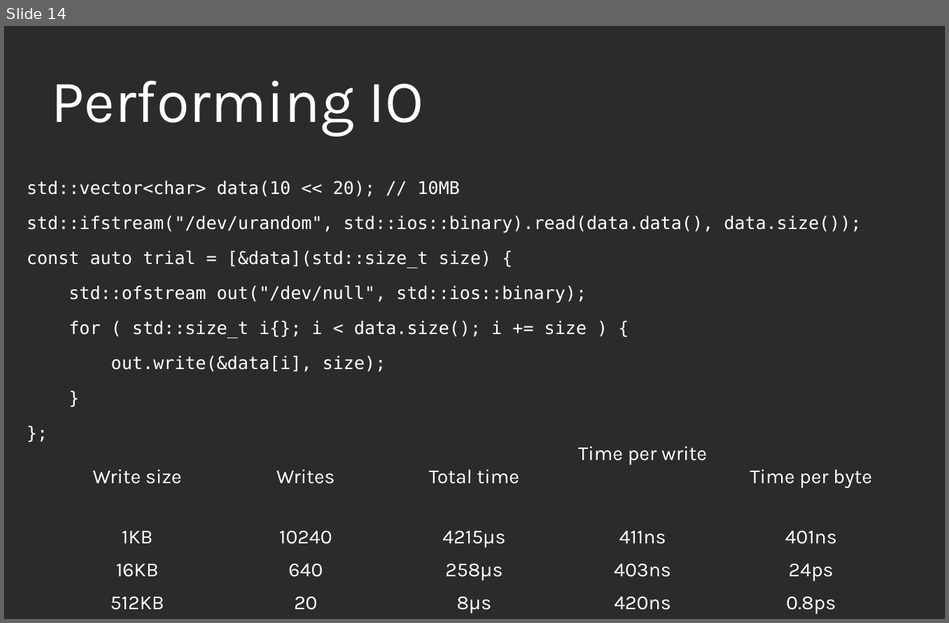
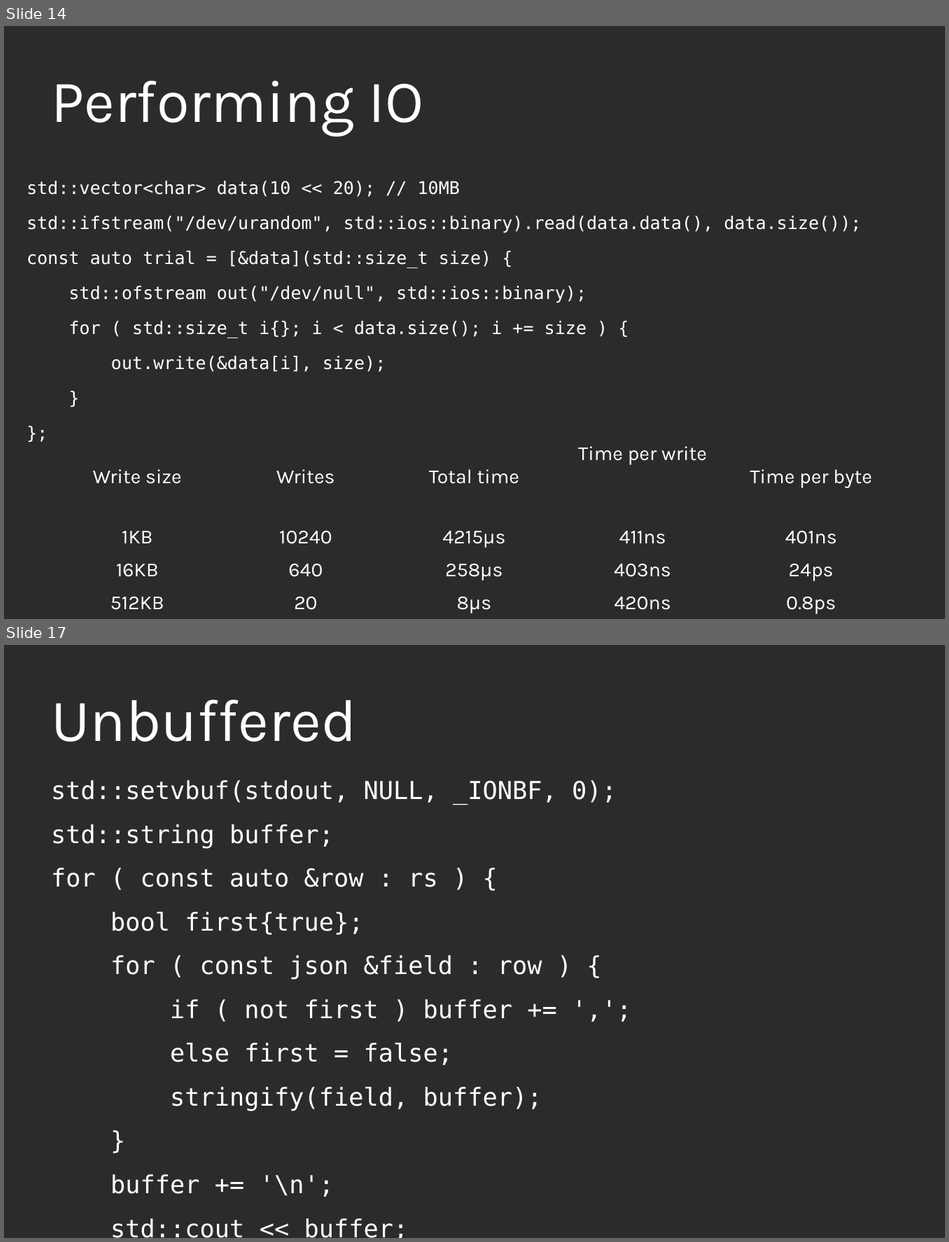
Before and after one commit to KayEss/cpp-designing4performance, a slide deck: slides/Designing APIs For Performance.odp. Shown one above the other, each under a label of ours: slide 14 before the commit, slides 14 and 17 after it; the slides between them are not shown. The pictures are 949x623 and 949x1242 pixels, drawn with LibreOffice and Linux fonts; fonts in the diff are those of the drawing; background and template pictures are left out; a plain dark background stands for a picture behind light text. Boxes give left, top, right and bottom in pixels: in the first picture for what was removed or moved away, otherwise in the second. Text is boxed around its words. In the diff, an @@ line names an element or a change of style, - is before the commit and + after.

```diff
--- a/slides/Designing APIs For Performance.odp
+++ b/slides/Designing APIs For Performance.odp
@@ slide 17 added at box(4, 645, 945, 1238), background picture (left out) @@
@@ title added at box(51, 700, 357, 742), 60 pt, text #FFFFFF @@
+Unbuffered
@@ text added at box(51, 780, 616, 1238), 24.8 pt, text #FFFFFF @@
+std::setvbuf(stdout, NULL, _IONBF, 0);
+std::string buffer;
+for ( const auto &row : rs ) {
+bool first{true};
+for ( const json &field : row ) {
+if ( not first ) buffer += ',';
+else first = false;
+stringify(field, buffer);
+}
+buffer += '\n';
+std::cout << buffer;
+buffer.clear();
+}
```
Also in this commit, not shown: 1 slide changed, 6 other slides added, 2 slides removed, 1 other file.
